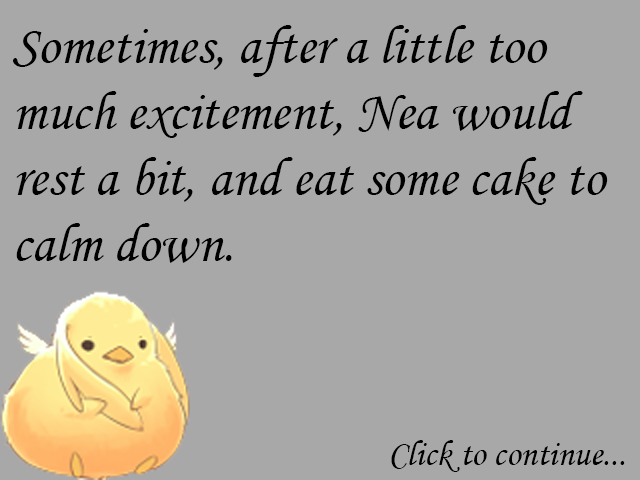
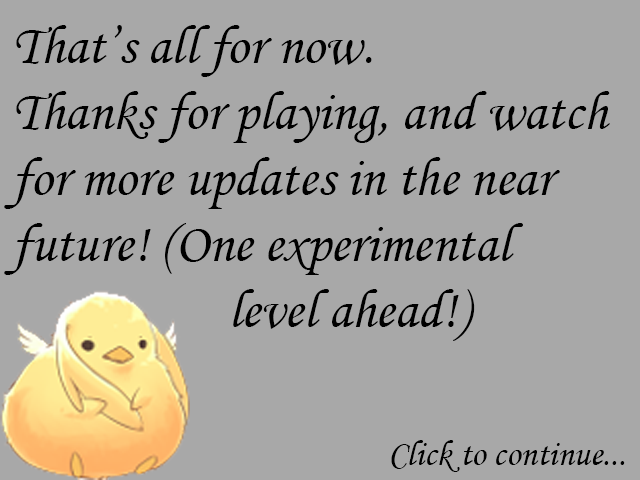
Layer changes from the first w=640, h=480 image to the second:
showed "floorFin text", painted on it over (4, 25, 610, 341)
hid "floor9 text" over (13, 25, 608, 263)
